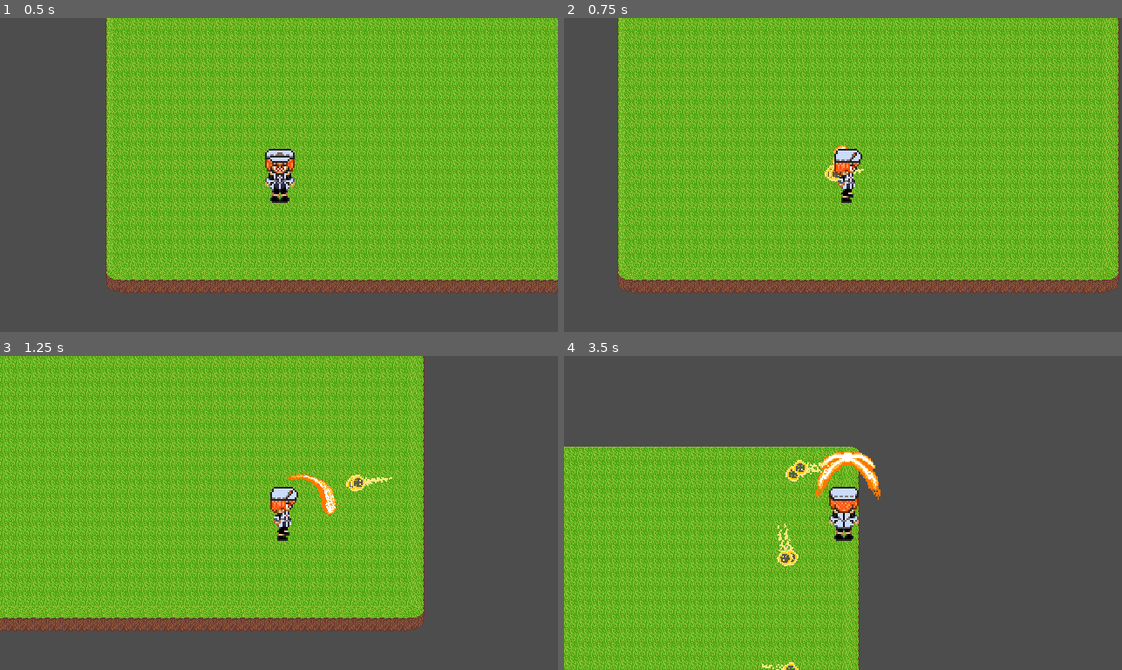
Above: before the commit, frames 1-4 (two rows, left to right).
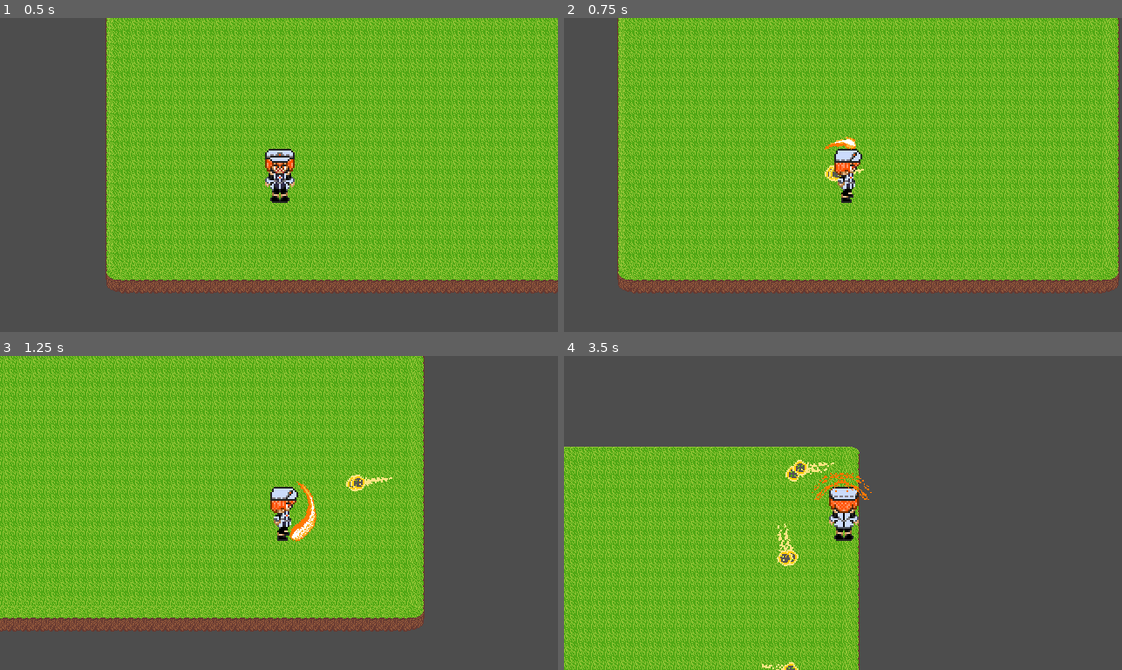
Above: after the commit, the same moments.

Repository: NiroJr/TheHerosFall
Game: Godot game, scene res://Scenes/main.tscn
Two runs of this game, one before a commit and one after it. Both use one fixed random seed, a clock stepped at 60 frames per second and the inputs below.
Inputs (mouse positions are in pixels of both pictures, inside the frame that each line leads up to):
- Up to frame 1 (0.5 s): no input
- Up to frame 2 (0.75 s): tap Enter at 0.5 s; move the mouse to (965, 159) at 0.52 s; hold D (Right) from 0.53 s (still down); tap X (sword_swing) at 0.6 s; click (965, 159) at 0.67 s
- Up to frame 3 (1.25 s): keep holding D (Right)
- Up to frame 4 (3.5 s): move the mouse to (731, 528) at 1.27 s; release D (Right) at 1.28 s; hold S (Down) 1.28-2.03 s; click (731, 528) at 1.35 s; tap X (sword_swing) at 1.55, 2.1, 2.85 s; move the mouse to (898, 443) at 2.02 s; hold D (Right) 2.03-2.78 s; move the mouse to (815, 575) at 2.77 s; hold W (Up) from 2.78 s (still down); click (815, 575) at 2.92 s

Frame 1 is identical in both runs. In frame 2, 0.1% of the frame differs, in the area x 46-53%, y 37-51%; in frame 3, 0.7%; in frame 4, 0.9%, in the area x 44-57%, y 30-46%.

Commit message:
Improved Attack implementation

Diff:
--- a/Scenes/player.tscn
+++ b/Scenes/player.tscn
@@ -66,8 +66,8 @@
 "speed": 5.0
 }]
 
-[sub_resource type="RectangleShape2D" id="RectangleShape2D_vikc2"]
-size = Vector2(59, 10)
+[sub_resource type="CircleShape2D" id="CircleShape2D_fkwtr"]
+radius = 23.409399
 
 [sub_resource type="SpriteFrames" id="SpriteFrames_i5tie"]
 animations = [{
@@ -131,6 +131,7 @@
 z_as_relative = false
 collision_mask = 6
 script = ExtResource("1_onrkg")
+c1_a = 39.2
 
 [node name="CollisionShape2D" type="CollisionShape2D" parent="." unique_id=396957255]
 shape = SubResource("RectangleShape2D_i5tie")
@@ -140,26 +141,63 @@
 sprite_frames = SubResource("SpriteFrames_xrrqc")
 animation = &"down"
 
-[node name="SwordPivot" type="Node2D" parent="." unique_id=828499182]
+[node name="SwordSwing" type="Node2D" parent="." unique_id=794402511]
+z_index = 10
 z_as_relative = false
 
-[node name="Sword" type="Area2D" parent="SwordPivot" unique_id=1179261997]
+[node name="Combo1" type="Area2D" parent="SwordSwing" unique_id=1024733563]
 collision_layer = 8
 collision_mask = 4
 
-[node name="CollisionShape2D" type="CollisionShape2D" parent="SwordPivot/Sword" unique_id=1334359317]
-position = Vector2(30, 0)
-shape = SubResource("RectangleShape2D_vikc2")
-
-[node name="SwordAnimation" type="AnimatedSprite2D" parent="SwordPivot/Sword" unique_id=1076756845]
-position = Vector2(20, 0)
-rotation = -3.1415927
+[node name="CollisionShape2D" type="CollisionShape2D" parent="SwordSwing/Combo1" unique_id=1225933086]
+position = Vector2(-13, 0)
+rotation = 1.5707964
+shape = SubResource("CircleShape2D_fkwtr")
+
+[node name="SwordAnimation" type="AnimatedSprite2D" parent="SwordSwing/Combo1" unique_id=1568799830]
+rotation = 0.68416905
+scale = Vector2(1.4921261, 1.344719)
+sprite_frames = SubResource("SpriteFrames_i5tie")
+animation = &"Combo1"
+offset = Vector2(3, -8)
+
+[node name="Combo2" type="Area2D" parent="SwordSwing" unique_id=162041491]
+visible = false
+collision_layer = 8
+collision_mask = 4
+
+[node name="CollisionShape2D" type="CollisionShape2D" parent="SwordSwing/Combo2" unique_id=1608376536]
+position = Vector2(-13, 0)
+shape = SubResource("CircleShape2D_fkwtr")
+
+[node name="SwordAnimation" type="AnimatedSprite2D" parent="SwordSwing/Combo2" unique_id=1949784242]
+rotation = 3.1415927
 scale = Vector2(1.4921261, 1.344719)
 sprite_frames = SubResource("SpriteFrames_i5tie")
 animation = &"Combo2"
+offset = Vector2(-3, 15)
+flip_v = true
+
+[node name="Combo3" type="Area2D" parent="SwordSwing" unique_id=44817697]
+visible = false
+collision_layer = 8
+collision_mask = 4
+
+[node name="CollisionShape2D" type="CollisionShape2D" parent="SwordSwing/Combo3" unique_id=1835157658]
+position = Vector2(-15, 0)
+shape = SubResource("CircleShape2D_fkwtr")
+
+[node name="SwordAnimation" type="AnimatedSprite2D" parent="SwordSwing/Combo3" unique_id=867388474]
+rotation = 1.5707964
+scale = Vector2(1.4921261, 1.344719)
+sprite_frames = SubResource("SpriteFrames_i5tie")
+animation = &"Combo3"
+frame = 2
+offset = Vector2(0, -5)
 
 [node name="Combo" type="Timer" parent="." unique_id=741614805]
-one_shot = true
+wait_time = 0.5
+ignore_time_scale = true
 
 [node name="Camera2D" type="Camera2D" parent="." unique_id=931367381]
 
--- a/Scripts/player.gd
+++ b/Scripts/player.gd
@@ -1,5 +1,8 @@
 extends CharacterBody2D
 
+@export var c1_a :float
+#@export var c2_a :float
+#@export var c3_a :float
 @onready var main = get_tree().get_root().get_node("Main")
 @onready var projectile = load("res://Scenes/projectile.tscn")
 var facing_angle := 0.0
@@ -13,7 +16,7 @@
 var swing_spread := deg_to_rad(20)
 
 func _ready() -> void:
-	$SwordPivot.visible = false
+	$SwordSwing.visible = false
 
 const Animations := [
 	"right",
@@ -70,45 +73,41 @@
 			return
 		is_swinging = true
 		$Combo.stop()
-		$SwordPivot.visible = true
+		$SwordSwing.visible = true
 		var side := 1 if(cos(facing_angle) >=0) else -1
 		match combo_step:
 			0:
-				$SwordPivot/Sword/SwordAnimation.flip_h = (side == 1)
-				$SwordPivot/Sword/SwordAnimation.flip_v = false
-				$SwordPivot.rotation = facing_angle-side*swing_spread
-				var swing_tween = create_tween()
-				swing_tween.tween_property($SwordPivot, "rotation", facing_angle+side*swing_spread, 0.15)
-				$SwordPivot/Sword/SwordAnimation.play("Combo1")
-				await swing_tween.finished
-				await $SwordPivot/Sword/SwordAnimation.animation_finished
+				$SwordSwing/Combo1.rotation = facing_angle+PI
+				$SwordSwing/Combo1/SwordAnimation.rotation += deg_to_rad(c1_a)
+				$SwordSwing/Combo1/SwordAnimation.flip_h = (side == 1)
+				$SwordSwing/Combo1.visible = true
+				$SwordSwing/Combo2.visible = false
+				$SwordSwing/Combo3.visible = false
+				$SwordSwing/Combo1/SwordAnimation.play("Combo1")
+				await $SwordSwing/Combo1/SwordAnimation.animation_finished
+				$SwordSwing/Combo1/SwordAnimation.rotation = deg_to_rad(c1_a)
 			1:
-				$SwordPivot.rotation = facing_angle+side*swing_spread
-				$SwordPivot/Sword/SwordAnimation.flip_h = true
-				$SwordPivot/Sword/SwordAnimation.rotation = deg_to_rad(180)
-				$SwordPivot/Sword/SwordAnimation.flip_v = (side==1)
-				var swing_tween = create_tween()
-				swing_tween.tween_property($SwordPivot, "rotation", facing_angle-side*swing_spread, 0.15)
-				$SwordPivot/Sword/SwordAnimation.play("Combo2")
-				await swing_tween.finished
-				await $SwordPivot/Sword/SwordAnimation.animation_finished
+				$SwordSwing/Combo2.rotation = facing_angle+PI
+				if(side == 1):
+					$SwordSwing/Combo2/SwordAnimation.flip_v = false
+					$SwordSwing/Combo2/SwordAnimation.offset.y = -15
+				$SwordSwing/Combo1.visible = false
+				$SwordSwing/Combo2.visible = true
+				$SwordSwing/Combo3.visible = false
+				$SwordSwing/Combo2/SwordAnimation.play("Combo2")
+				await $SwordSwing/Combo2/SwordAnimation.animation_finished
+				$SwordSwing/Combo2/SwordAnimation.flip_v = true
+				$SwordSwing/Combo2/SwordAnimation.offset.y = 15
 			2:
-				$SwordPivot/Sword/SwordAnimation.flip_h = false
-				$SwordPivot/Sword/SwordAnimation.flip_v = false
-				$SwordPivot.rotation = facing_angle+side*swing_spread
-				$SwordPivot/Sword/SwordAnimation.rotation = deg_to_rad(-90) -side*swing_spread
-				var fix: float =  $SwordPivot/Sword/SwordAnimation.global_rotation
-				var swing_tween = create_tween()
-				swing_tween.tween_property($SwordPivot, "rotation", facing_angle-side*swing_spread, 0.15)
-				swing_tween.parallel().tween_property($SwordPivot/Sword/SwordAnimation, "global_rotation", fix, 0.15)
-				$SwordPivot/Sword/SwordAnimation.play("Combo3")
-				await swing_tween.finished
-				await $SwordPivot/Sword/SwordAnimation.animation_finished
+				$SwordSwing/Combo3.rotation = facing_angle+PI
+				$SwordSwing/Combo1.visible = false
+				$SwordSwing/Combo2.visible = false
+				$SwordSwing/Combo3.visible = true
+				$SwordSwing/Combo3/SwordAnimation.play("Combo3")
+				await $SwordSwing/Combo3/SwordAnimation.animation_finished
 		combo_step= (combo_step+1)%3
-		$SwordPivot.visible = false
-		$SwordPivot/Sword/SwordAnimation.stop()
-		await get_tree().create_timer(0.1).timeout
 		$Combo.start()
+		$SwordSwing.visible = false
 		is_swinging = false;
 
 func _input(event):
